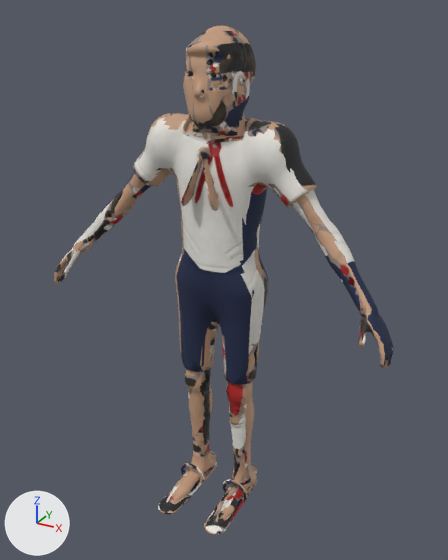
The glTF model assets/models/npc/bin.glb: old version first, new version second.
One viewpoint serves both versions: a camera (50 mm lens) standing at (0.729, -1.304, 1.328) and looking at (0.021, -0.016, 0.684). Arrows for +X, +Y and +Z are at lower left; the lights stay in place. The older version comes first. Vertices at exactly the same position are counted once.

In view in the first picture: 'Body' and 1 more.
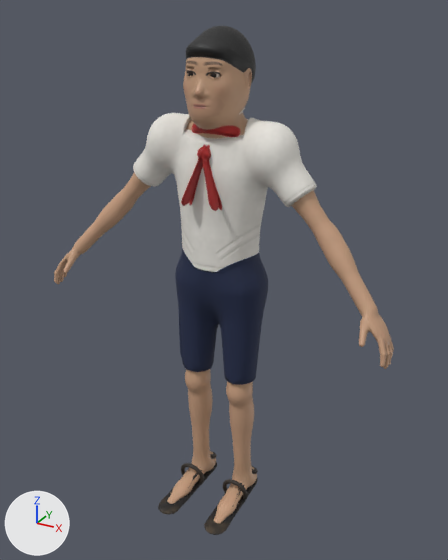
Edits to the bpy script that builds the scene:
```text
Change me_bin_body:
    where me_bin_body.from_pydata(...)  # 7494 vertices, 15000 faces; spans x -0.48..0.481, y -0.198..0.102, z -0.006..1.291
    used by ob_body; location = (0.0, 0.0, 0.0)
    me_bin_body part 1: 148 vertices moved from x -0.42..0.479, y -0.15..0.092, z -0.001..1.28 to x -0.416..0.479, y -0.152..0.093, z 0.0..1.279; 649 vertices removed from x -0.473..0.477, y -0.197..0.097, z -0.003..1.27; 649 vertices added at x -0.473..0.477, y -0.197..0.097, z 0.001..1.27
    me_bin_body part 2: 12767 kept faces spanning x -0.48..0.481, y -0.198..0.102, z -0.006..1.291 get new texture (UV) coordinates
```

What differs and where, as boxes [x1, y1, x2, y2] in the pictures (448 x 560 px; the box of a moved part takes in the faces that stretch with it):
part 1 of me_bin_body, moved or reshaped: [64, 28, 390, 524] in both
part 2 of me_bin_body, surface changed: [54, 26, 394, 535] in both
